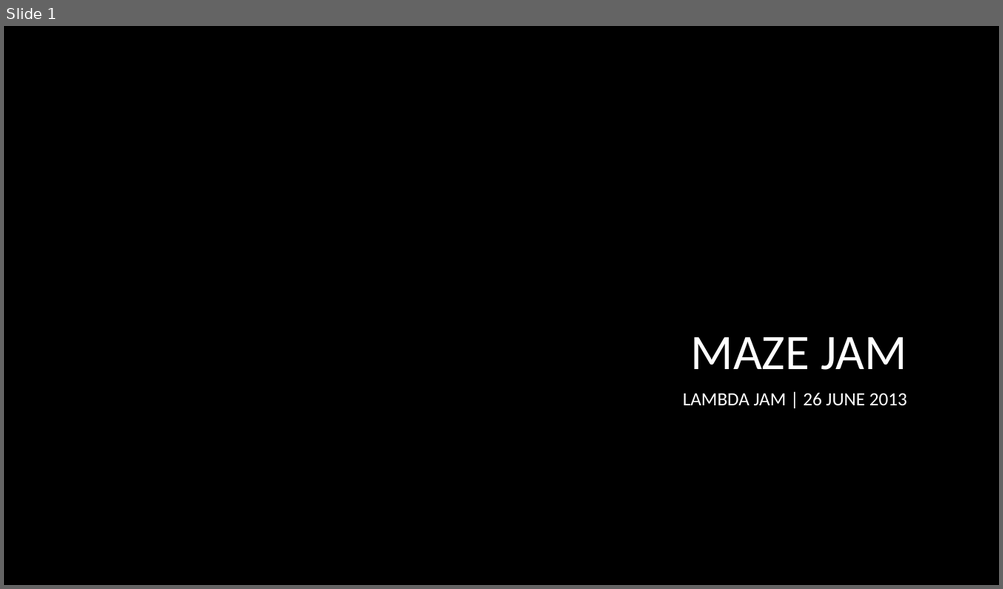
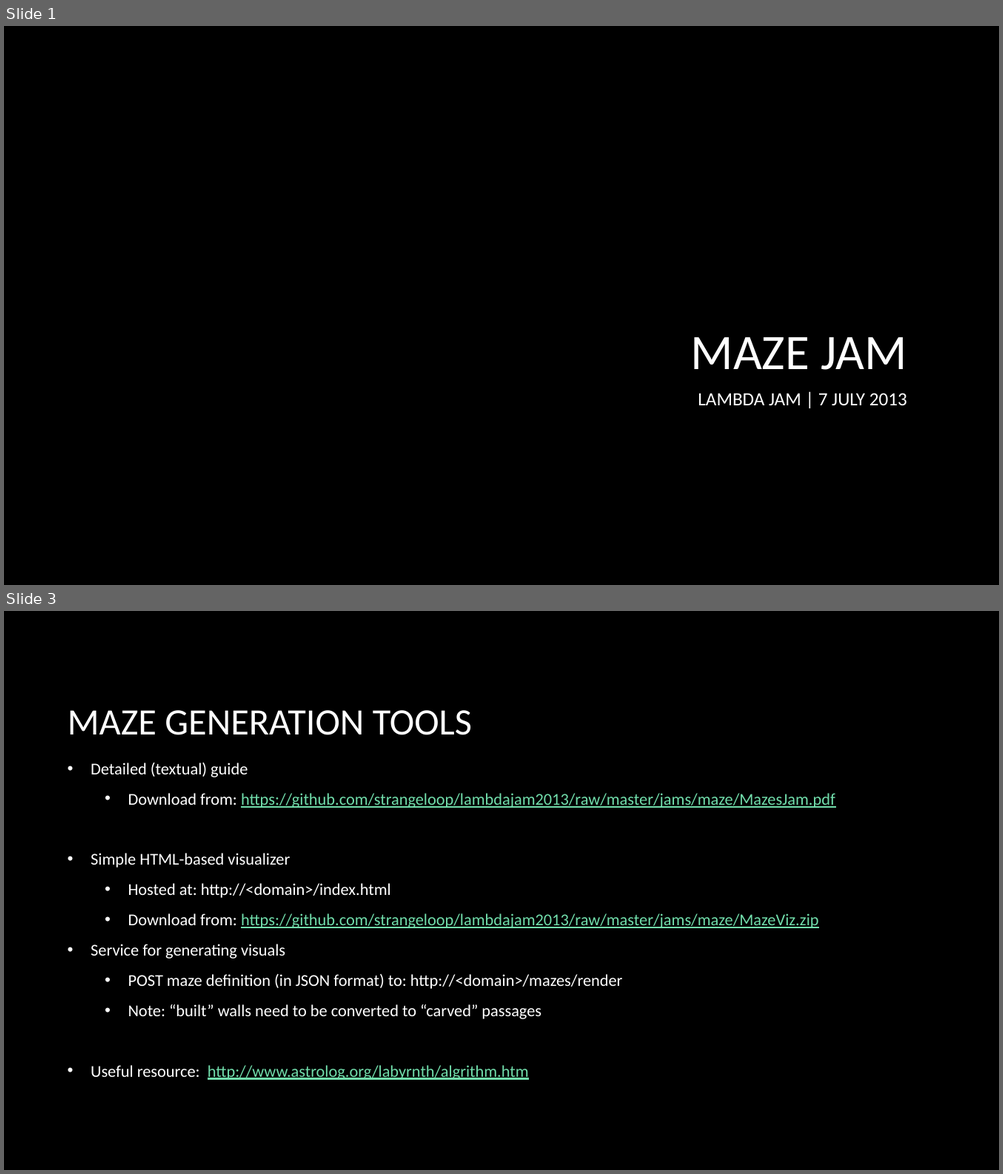
Before and after one commit to strangeloop/lambdajam2013, a slide deck: jams/maze/MazesJam.pptx. Shown one above the other, each under a label of ours: slide 1 before the commit, slides 1 and 3 after it; the slides between them are not shown. The pictures are 1003x589 and 1003x1174 pixels, drawn with LibreOffice and Linux fonts; fonts in the diff are those of the drawing; background and template pictures are left out. Boxes give left, top, right and bottom in pixels: in the first picture for what was removed or moved away, otherwise in the second. Text is boxed around its words. In the diff, an @@ line names an element or a change of style, - is before the commit and + after.

Commit message:
Edits to hand-out and slide deck; visualizer GUI as ZIP archive

```diff
--- a/jams/maze/MazesJam.pptx
+++ b/jams/maze/MazesJam.pptx
@@ slide 3 added at [4, 611, 999, 1170], background picture (left out) @@
@@ title added at [68, 710, 472, 735], 36 pt, text #FFFFFF @@
+MAZE GENERATION TOOLS
@@ text added at [91, 793, 835, 1080], 16 pt, text #FFFFFF @@
+• Detailed (textual) guide
+  • Download from: https://github.com/strangeloop/lambdajam2013/raw/master/jams/maze/MazesJam.pdf
+• Simple HTML-based visualizer
+  • Hosted at: http://<domain>/index.html
+  • Download from: https://github.com/strangeloop/lambdajam2013/raw/master/jams/maze/MazeViz.zip
+• Service for generating visuals
+  • POST maze definition (in JSON format) to: http://<domain>/mazes/render
+  • Note: “built” walls need to be converted to “carved” passages
+• Useful resource: http://www.astrolog.org/labyrnth/algrithm.htm
@@ slide 1 changed as well @@
@@ subtitle at [697, 393, 907, 406]: text changed @@
-LAMBDA JAM | 26 JUNE 2013
+LAMBDA JAM | 7 JULY 2013
```
Also in this commit, not shown: 5 other slides added, 3 other files.
